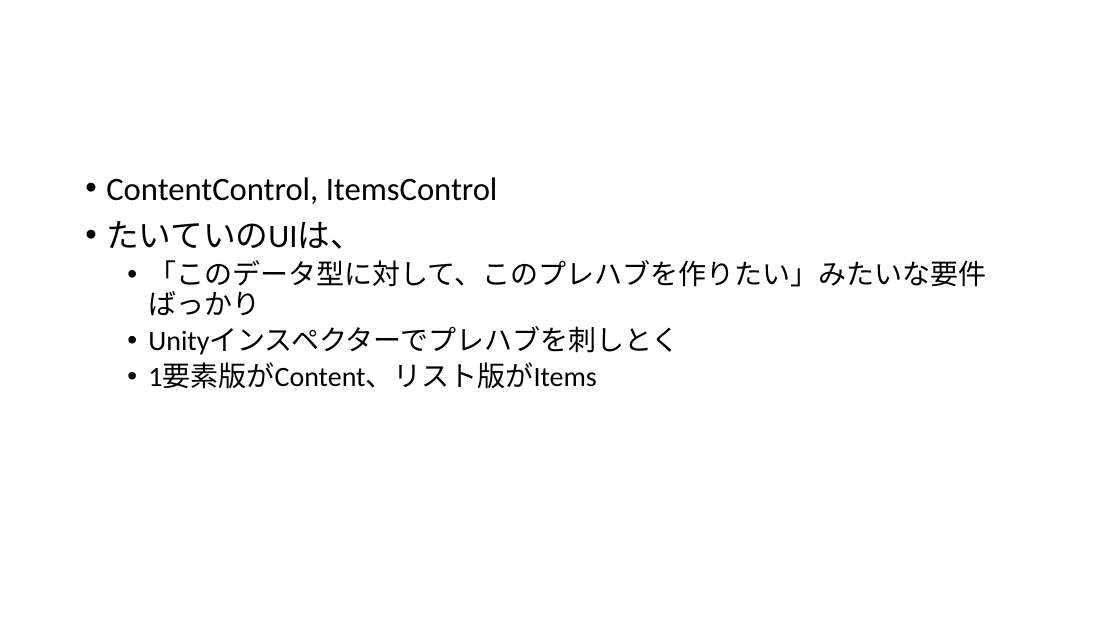
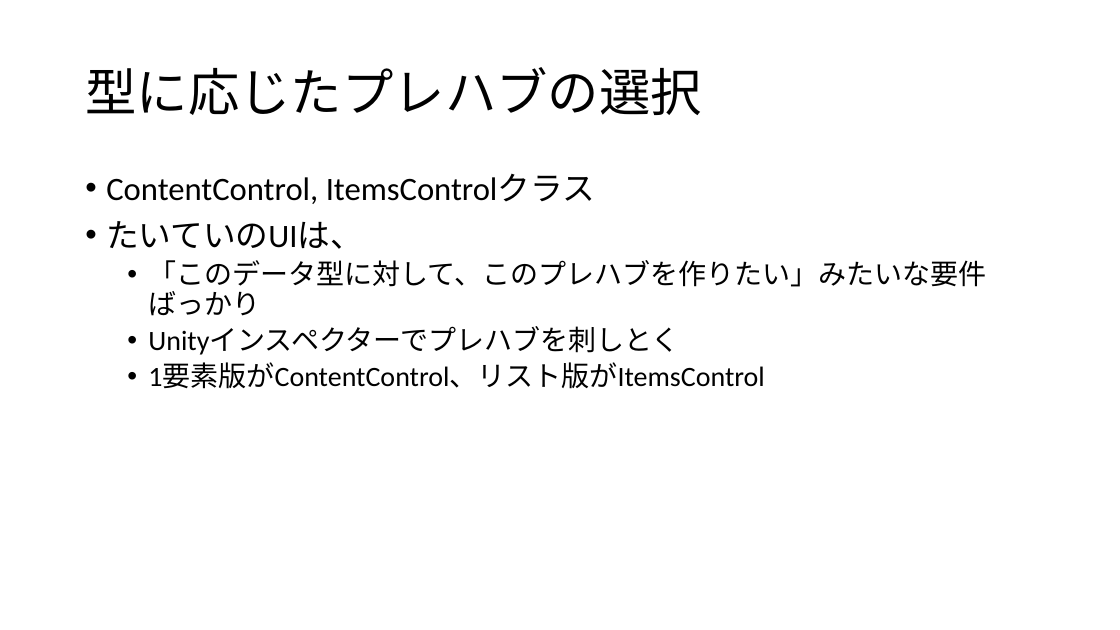
Before and after one commit to ppcuni/UnityCsharp20150321, a slide deck: slide 69 of doc/自社フレームワーク.pptx (slide 70 before the commit). Drawn at 1120x630 pixels with LibreOffice and Linux fonts; fonts in the diff are those of the drawing. Boxes give left, top, right and bottom in pixels: in the first picture for what was removed or moved away, otherwise in the second. Text is boxed around its words. In the diff, an @@ line names an element or a change of style, - is before the commit and + after.

```diff
--- a/doc/自社フレームワーク.pptx
+++ b/doc/自社フレームワーク.pptx
@@ title added at (x1=85, y1=67, x2=701, y2=115), 44 pt, text #000000 @@
+型に応じたプレハブの選択
@@ text at (x1=106, y1=174, x2=595, y2=204): text changed @@
-• ContentControl, ItemsControl
+• ContentControl, ItemsControlクラス
@@ text at (x1=148, y1=363, x2=765, y2=389): text changed @@
-  • 1要素版がContent、リスト版がItems
+  • 1要素版がContentControl、リスト版がItemsControl
```
Also in this commit, not shown: 11 other slides changed, 4 slides added, 1 slide removed.
